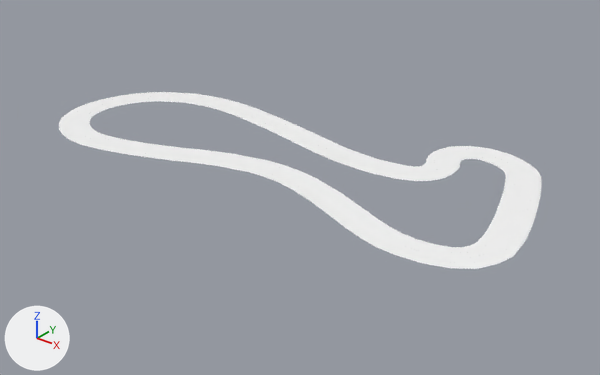
The glTF model marl_scalability/scenarios/loop_6_lane/map.glb as it was, and as the next commit left it.
Both versions are drawn from a camera (50 mm lens) standing at (292.0, -193.0, 131.0) and looking at (106.0, 40.0, -14.0). Lighting does not change. The marker at lower left points along +X, +Y and +Z. Where no turn or scale is listed for an object, it has been applied to the vertices.

Script lines for the objects in view, before the commit:
```python
me_geometry_0 = bpy.data.meshes.new('geometry_0')
me_geometry_0.from_pydata(...)  # 1048 vertices, 1043 faces; spans x -7.0..205.0, y -6.0..93.0, z 0.0
me_geometry_0.materials.append(mat_material_0)  # white #ffffff
ob_geometry_0 = bpy.data.objects.new('geometry_0', me_geometry_0)
ob_geometry_0.location = (0.0, 0.0, 0.0)
```
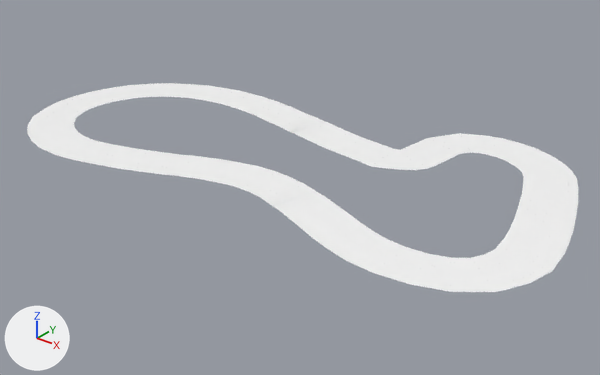
Location of each change, [x1, y1, x2, y2] in pixels of the pictures (600 x 375 px; the box of a moved part takes in the faces that stretch with it):
```json
{"object": "geometry_0", "change": "reshaped", "before": [59, 92, 542, 269], "after": [27, 83, 578, 292], "on screen": "14% wider, 18% taller"}
{"part": 1, "of": "me_geometry_0", "change": "rebuilt", "before": [82, 99, 514, 252], "after": [43, 88, 560, 280], "on screen": "20% wider, 25% taller"}
{"part": 2, "of": "me_geometry_0", "change": "added", "after": [27, 83, 578, 292]}
{"part": 3, "of": "me_geometry_0", "change": "added", "after": [35, 85, 569, 286]}
{"part": 4, "of": "me_geometry_0", "change": "moved or reshaped", "before": [66, 94, 532, 263], "after": [51, 90, 551, 274]}
```

The change, as JSON lines over the scene's bpy script:
```json
{"block": "me_geometry_0", "where": "# used by ob_geometry_0; location = (0.0, 0.0, 0.0)"}
{"op": "remove", "block": "me_geometry_0", "code": "me_geometry_0.from_pydata(...)  # 1048 vertices, 1043 faces; spans x -7.0..205.0, y -6.0..93.0, z 0.0"}
{"op": "add", "block": "me_geometry_0", "code": "me_geometry_0.from_pydata(...)  # 1607 vertices, 1606 faces; spans x -20.0..218.0, y -19.0..106.0, z 0.0"}
{"block": "me_geometry_0", "change": "me_geometry_0 part 1: the loose piece of 260 vertices spanning x 3.0..195.0, y 3.0..83.0, z 0.0 is rebuilt with 265 vertices and now spans x -13.0..212.0, y -13.0..99.0, z 0.0"}
{"block": "me_geometry_0", "change": "me_geometry_0 part 2: a new loose piece of 270 vertices spanning x -20.0..218.0, y -19.0..106.0, z 0.0, in mat_material_0 (white #ffffff)"}
{"block": "me_geometry_0", "change": "me_geometry_0 part 3: a new loose piece of 265 vertices spanning x -16.0..215.0, y -16.0..103.0, z 0.0, in mat_material_0 (white #ffffff)"}
{"block": "me_geometry_0", "change": "me_geometry_0 part 4: 14 vertices moved from x 135.0..154.0, y 52.0..90.0, z 0.0 to x 133.0..153.0, y 49.0..90.0, z 0.0; 389 vertices removed from x 0.0..199.0, y 0.0..90.0, z 0.0; 411 vertices added at x -10.0..208.0, y -10.0..96.0, z 0.0"}
```
